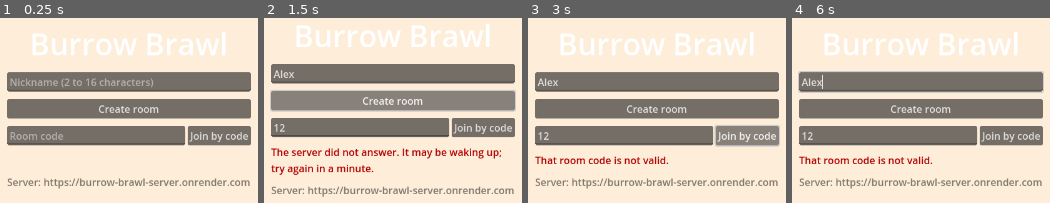
Above: before the commit, frames 1-4 (left to right).
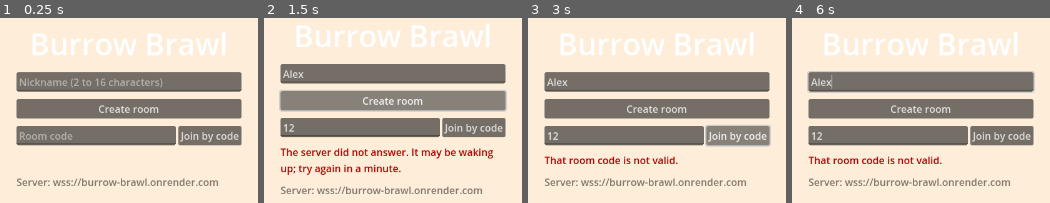
Above: after the commit, the same moments.

Repository: lucascollins-11/burrow-brawl
Game: Godot game, scene res://ui/title.tscn
Same seed, same stepped clock (60 frames per second), same inputs: the game is played once before the commit and once after it.
Inputs (mouse positions are in pixels of both pictures, inside the frame that each line leads up to):
- Up to frame 1 (0.25 s): no input
- Up to frame 2 (1.5 s): click (393, 82) at 0.52 s; type "Alex" at 0.6 s; click (359, 136) at 0.75 s; type "12" at 0.83 s; click "Create room" at 1.25 s
- Up to frame 3 (3 s): click "Create room" at 2 s; click "Join by code" at 2.75 s
- Up to frame 4 (6 s): click "Join by code" at 3.5 s; move the mouse to (outside the picture) at 4.27 s; hold D 4.28-5 s; tap Keypad Enter at 4.35 s; click (outside the picture) at 4.42 s; drag from (outside the picture) to (879, 195) at 5.02 s; move the mouse to (outside the picture) at 5.77 s; hold D from 5.78 s (still down); tap Tab at 5.85 s

The runs differ from the first frame. In frame 1, 6.9% of the frame differs, in the area x 2-98%, y 29-93%; in frame 2, 9.6%, in the area x 2-98%, y 24-97%; in frame 3, 7.4%; in frame 4, 7.5%.

Commit message:
Godot net: big inbound buffer, Render URL, reconnect with resume, server-matching start rule (#52)
- WebSocketPeer.inbound_buffer_size is 8 MiB. A view match.start is about
  0.5 MB on 2 teams and 2 MB on 8, which the 64 KiB default would drop.
- Default server is wss://burrow-brawl.onrender.com.
- Reconnect: welcome's resumeToken is sent in the next hello. A dropped
  connection while in a room reconnects (up to 5 tries, 2 s apart) and sends
  room.join again with the last code, so the seat comes back. Gives up with
  a disconnected signal.
- LobbyState.can_start matches the server: 2 or more seated teams, every
  member on a team, ready and connected, in the lobby phase.
- Proto.hello_fields builds the hello frame, with resumeToken only on reconnect.
- Tests: hello fields, disconnected member blocks start, default server URL.


Claude-Session: https://claude.ai/code/session_01E1XdaUfyMoRm9gYfJkY8St

Co-authored-by: Claude <noreply@anthropic.com>

Diff:
--- a/godot/net/config.gd
+++ b/godot/net/config.gd
@@ -3,7 +3,7 @@
 extends RefCounted
 
 ## The Render service. Override for local play with: godot --path godot -- --server=http://localhost:8080
-const DEFAULT_SERVER := "https://burrow-brawl-server.onrender.com"
+const DEFAULT_SERVER := "wss://burrow-brawl.onrender.com"
 
 
 static func server_base() -> String:
--- a/godot/net/lobby_state.gd
+++ b/godot/net/lobby_state.gd
@@ -79,12 +79,20 @@
 	return str(member(str(ctrl)).get("nickname", ""))
 
 
-## Same rule as the server's lobby.start: 2+ teams, every member seated, everyone ready, lobby phase.
+## Same rule as the server's lobby.start: at least 2 teams with a seated player, every member on a
+## team, ready and connected, in the lobby phase.
 func can_start() -> bool:
-	if not is_active() or phase() != "lobby" or teams().size() < Proto.MIN_TEAMS:
+	if not is_active() or phase() != "lobby":
+		return false
+	var seated := 0
+	for raw in teams():
+		var t: Dictionary = raw
+		if t.get("controllerId") != null:
+			seated += 1
+	if seated < Proto.MIN_TEAMS:
 		return false
 	for raw in members():
 		var m: Dictionary = raw
-		if m.get("teamId") == null or not bool(m.get("ready", false)):
+		if m.get("teamId") == null or not bool(m.get("ready", false)) or not bool(m.get("connected", false)):
 			return false
 	return true
--- a/godot/net/net.gd
+++ b/godot/net/net.gd
@@ -8,6 +8,7 @@
 signal room_changed
 signal room_left(reason: String)
 signal disconnected(reason: String)
+signal reconnecting(attempt: int)
 signal chat_received(from_name: String, text: String)
 signal server_error(code: String, message: String)
 
@@ -21,15 +22,28 @@
 const PING_INTERVAL := 2.0
 ## Free hosts can take about a minute to wake from sleep.
 const GUEST_TIMEOUT := 90.0
+const RECONNECT_DELAY := 2.0
+const RECONNECT_ATTEMPTS := 5
+## Inbound frames can be big: a view match.start is about 0.5 MB on 2 teams and 2 MB on 8. The
+## default inbound buffer (64 KiB) would drop them.
+const INBOUND_BUFFER_BYTES := 8 * 1024 * 1024
 
 var lobby := LobbyState.new()
-## Last match.start payload, kept so a scene that loads late (or after a reconnect) can start from it.
-var _match_start: Dictionary = {}
 var nickname: String = ""
 var my_id: String = ""
 var token: String = ""
 ## True once welcome has arrived on the current socket.
 var connected: bool = false
+
+## Last match.start payload, kept so a scene that loads late (or after a reconnect) can start from it.
+var _match_start: Dictionary = {}
+## Resume token from welcome. Sent in the next hello so the seat comes back after a reconnect.
+var _resume_token := ""
+## Code of the room we are in (set on room.joined). Used to rejoin after a dropped connection.
+var _room_code := ""
+## Seconds until the next reconnect attempt, or a negative number when none is scheduled.
+var _reconnect_wait := -1.0
+var _reconnect_attempt := 0
 
 var _http: HTTPRequest
 var _socket := WebSocketPeer.new()
@@ -37,7 +51,7 @@
 var _hello_sent := false
 var _seq := 0
 var _ping_timer := 0.0
-var _pending_mode := ""  # "create" or "join" while entering a room
+var _pending_mode := ""  # "create", "join" or "rejoin" while a room request is in flight
 var _pending_code := ""
 var _pending_seq := -1
 var _token_nick := ""  # nickname the cached token was issued for
@@ -157,17 +171,24 @@
 		return  # already connecting; the pending request goes out on welcome
 	var urls := NetConfig.urls(NetConfig.server_base())
 	if not urls.has("ws"):
-		_fail("The server address is not valid.")
+		_connection_failed("The server address is not valid.")
 		return
 	_socket = WebSocketPeer.new()
+	_socket.inbound_buffer_size = INBOUND_BUFFER_BYTES
 	if _socket.connect_to_url(str(urls["ws"])) != OK:
-		_fail("Could not open a connection to the server.")
+		_connection_failed("Could not open a connection to the server.")
 		return
 	_socket_started = true
 	_hello_sent = false
 
 
 func _process(delta: float) -> void:
+	if _reconnect_wait >= 0.0 and not _socket_started:
+		_reconnect_wait -= delta
+		if _reconnect_wait < 0.0:
+			_reconnect_wait = -1.0
+			_open_socket()
+		return
 	if not _socket_started:
 		return
 	_socket.poll()
@@ -176,14 +197,7 @@
 		if not _hello_sent:
 			_hello_sent = true
 			_socket.send_text(
-				Proto.encode(
-					"hello",
-					{
-						"token": token,
-						"protocolVersion": Proto.PROTOCOL_VERSION,
-						"view": true,
-					},
-				)
+				Proto.encode("hello", Proto.hello_fields(token, _resume_token))
 			)
 		while _socket.get_available_packet_count() > 0:
 			_on_frame(_socket.get_packet().get_string_from_utf8())
@@ -202,11 +216,52 @@
 	_socket_started = false
 	_hello_sent = false
 	connected = false
+	var detail := reason if reason != "" else "closed (%d)" % code
+	if _room_code != "":
+		# In a room: keep the seat by reconnecting and rejoining, instead of dropping to the title.
+		_pending_mode = ""
+		_pending_seq = -1
+		_schedule_reconnect(detail)
+		return
 	if _pending_mode != "":
 		_fail("Lost the connection to the server.")
-	if was_connected:
+	elif was_connected:
 		lobby.clear()
-		disconnected.emit(reason if reason != "" else "closed (%d)" % code)
+		_match_start = {}
+		disconnected.emit(detail)
+
+
+## Wait a moment, then open the socket again. Gives up after RECONNECT_ATTEMPTS tries.
+func _schedule_reconnect(why: String) -> void:
+	_reconnect_attempt += 1
+	if _reconnect_attempt > RECONNECT_ATTEMPTS:
+		_give_up(why)
+		return
+	_reconnect_wait = RECONNECT_DELAY
+	reconnecting.emit(_reconnect_attempt)
+
+
+func _give_up(why: String) -> void:
+	if _socket_started:
+		_socket.close()
+	_socket_started = false
+	_hello_sent = false
+	connected = false
+	_reconnect_attempt = 0
+	_reconnect_wait = -1.0
+	_pending_mode = ""
+	_pending_seq = -1
+	_room_code = ""
+	lobby.clear()
+	_match_start = {}
+	disconnected.emit(why)
+
+
+func _connection_failed(message: String) -> void:
+	if _room_code != "":
+		_schedule_reconnect(message)
+	else:
+		_fail(message)
 
 
 func _on_frame(text: String) -> void:
@@ -217,15 +272,24 @@
 		"welcome":
 			var you: Dictionary = msg.get("you", {})
 			my_id = str(you.get("id", ""))
+			_resume_token = str(msg.get("resumeToken", _resume_token))
 			connected = true
-			if _pending_mode != "":
+			if _room_code != "" and _reconnect_attempt > 0:
+				_pending_mode = "rejoin"
+				_send_pending()
+			elif _pending_mode != "":
 				_send_pending()
 		"room.joined":
 			_apply_room(msg)
 			if _pending_mode != "" and _is_reply_to_pending(msg):
+				var was_rejoin := _pending_mode == "rejoin"
 				_pending_mode = ""
 				_pending_seq = -1
-				entered_room.emit()
+				_reconnect_attempt = 0
+				if was_rejoin:
+					room_changed.emit()
+				else:
+					entered_room.emit()
 			else:
 				room_changed.emit()
 		"room.update":
@@ -233,6 +297,7 @@
 			room_changed.emit()
 		"room.left":
 			lobby.clear()
+			_room_code = ""
 			_match_start = {}
 			room_left.emit(str(msg.get("reason", "left")))
 		"chat":
@@ -240,7 +305,12 @@
 		"error":
 			var code := str(msg.get("code", "internal"))
 			var message := str(msg.get("message", ""))
-			if _pending_mode != "" and (not msg.has("re") or _is_reply_to_pending(msg)):
+			var is_reply := not msg.has("re") or _is_reply_to_pending(msg)
+			if _pending_mode == "rejoin" and is_reply:
+				_pending_mode = ""
+				_pending_seq = -1
+				_give_up("Could not get back into the room: " + message)
+			elif _pending_mode != "" and is_reply:
 				_fail(message)
 			else:
 				server_error.emit(code, message)
@@ -264,6 +334,8 @@
 	var room: Dictionary = msg.get("room", {})
 	lobby.my_id = my_id
 	lobby.apply_room(room)
+	if lobby.code() != "":
+		_room_code = lobby.code()
 
 
 func _is_reply_to_pending(msg: Dictionary) -> bool:
@@ -275,6 +347,8 @@
 		_pending_seq = _send("room.create")
 	elif _pending_mode == "join":
 		_pending_seq = _send("room.join", {"code": _pending_code})
+	elif _pending_mode == "rejoin":
+		_pending_seq = _send("room.join", {"code": _room_code})
 
 
 func _fail(message: String) -> void:
--- a/godot/net/proto.gd
+++ b/godot/net/proto.gd
@@ -29,6 +29,14 @@
 	return msg
 
 
+## Fields of the hello frame. resume_token is sent only when there is one (a reconnect).
+static func hello_fields(session_token: String, resume_token: String) -> Dictionary:
+	var fields := {"token": session_token, "protocolVersion": PROTOCOL_VERSION, "view": true}
+	if resume_token != "":
+		fields["resumeToken"] = resume_token
+	return fields
+
+
 ## Trimmed nickname, or "" when it is outside 2 to 16 characters.
 static func valid_nickname(raw: String) -> String:
 	var s := raw.strip_edges()
--- a/godot/tests/test_config.gd
+++ b/godot/tests/test_config.gd
@@ -13,5 +13,9 @@
 	check_eq(u["ws"], "ws://localhost:8080/ws", "websocket url")
 
 
+func test_default_server_is_the_render_service() -> void:
+	check_eq(NetConfig.urls(NetConfig.DEFAULT_SERVER)["ws"], "wss://burrow-brawl.onrender.com/ws", "default ws url")
+
+
 func test_urls_reject_other_schemes() -> void:
 	check_eq(NetConfig.urls("ftp://example.com").is_empty(), true, "ftp is refused")
--- a/godot/tests/test_lobby_state.gd
+++ b/godot/tests/test_lobby_state.gd
@@ -78,6 +78,15 @@
 	check(not lobby.can_start(), "a room that is not in the lobby cannot start")
 
 
+func test_can_start_needs_every_member_connected() -> void:
+	var lobby := LobbyState.new()
+	lobby.my_id = "h"
+	var g := member("g", "t2", true)
+	g["connected"] = false
+	lobby.apply_room(room("lobby", [member("h", "t1", true), g], [team("t1", "h"), team("t2", "g")]))
+	check(not lobby.can_start(), "a disconnected member blocks the start")
+
+
 func test_host_seat_and_controller_lookups() -> void:
 	var lobby := LobbyState.new()
 	lobby.my_id = "g"
--- a/godot/tests/test_proto.gd
+++ b/godot/tests/test_proto.gd
@@ -23,6 +23,14 @@
 	check_eq(Proto.normalize_code("K7Q"), "", "too short")
 
 
+func test_hello_carries_a_resume_token_only_when_there_is_one() -> void:
+	var first := Proto.hello_fields("tok", "")
+	check_eq(first.has("resumeToken"), false, "no resume token on a first hello")
+	check_eq(first.get("view"), true, "view client flag")
+	check_eq(first.get("protocolVersion"), Proto.PROTOCOL_VERSION, "protocol version")
+	check_eq(Proto.hello_fields("tok", "res").get("resumeToken"), "res", "resume token sent on reconnect")
+
+
 func test_valid_nickname_length_limits() -> void:
 	check_eq(Proto.valid_nickname("A"), "", "one character is too short")
 	check_eq(Proto.valid_nickname("  Al "), "Al", "trimmed")
